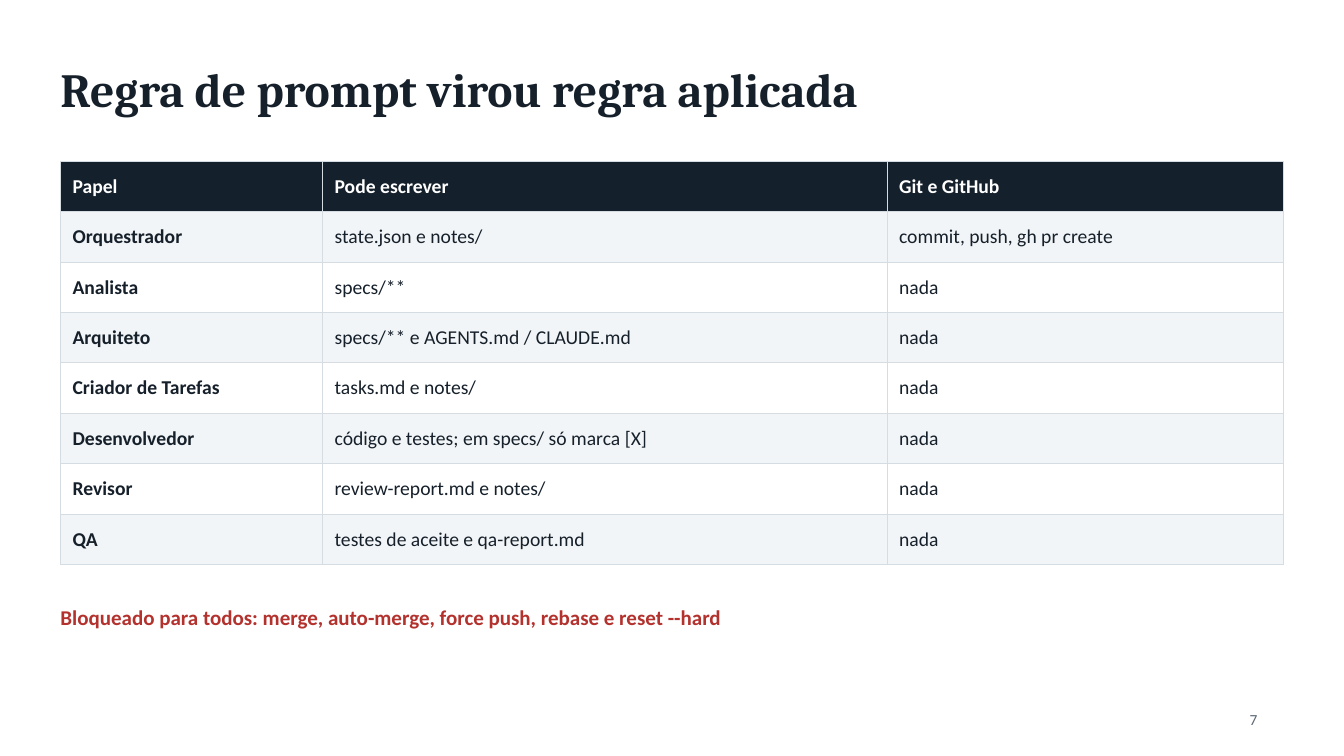
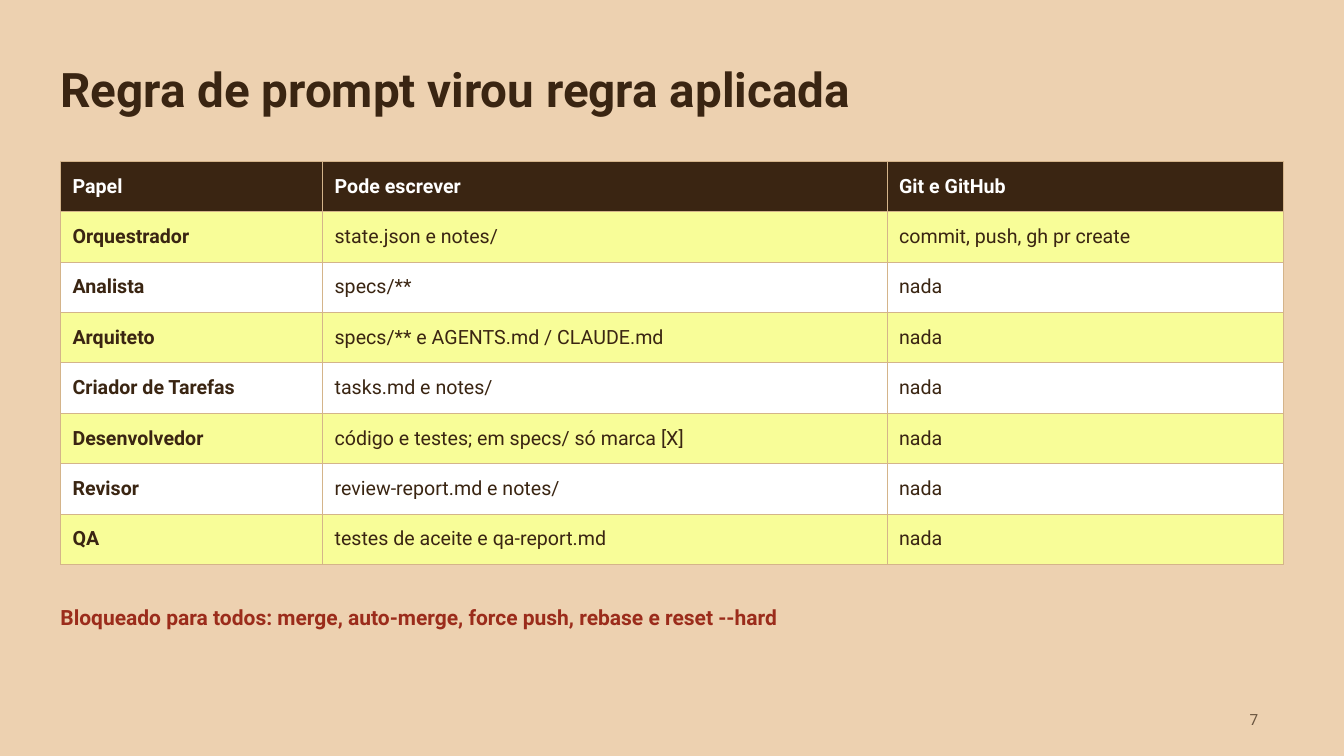
Before and after one commit to liviagomes30/fabrica-petcontrol, a slide deck: slide 7 of docs/fabrica/apresentacao-fabrica-claude-code.pptx. Drawn at 1344x756 pixels with LibreOffice and Linux fonts; fonts in the diff are those of the drawing. Boxes give left, top, right and bottom in pixels: in the first picture for what was removed or moved away, otherwise in the second. Text is boxed around its words. In the diff, an @@ line names an element or a change of style, - is before the commit and + after.

```diff
--- a/docs/fabrica/apresentacao-fabrica-claude-code.pptx
+++ b/docs/fabrica/apresentacao-fabrica-claude-code.pptx
@@ background #FFFFFF to #EDD1B0 @@
@@ title "Regra de prompt virou regra ..." at bbox=[60, 71, 850, 117]: font Cambria to Roboto, text colour #16202A to #3A2512 @@
@@ table at bbox=[60, 161, 1284, 553] @@
@@ fill #14202B to #3A2512 in row 1 @@
@@ fill #F2F5F7 to #F8FD98 in 12 cells @@
@@ font Calibri to Roboto, text colour #16202A to #3A2512 @@
@@ borders changed @@
@@ text "Bloqueado para todos: merge, auto-merge, ..." at bbox=[60, 609, 777, 630]: font Calibri to Roboto, text colour #B3322E to #9B2C1B @@
@@ page number at bbox=[1250, 714, 1259, 725]: font Calibri to Roboto, text colour #5A6875 to #6B5640 @@
```
Also in this commit, not shown: 23 other slides changed.
